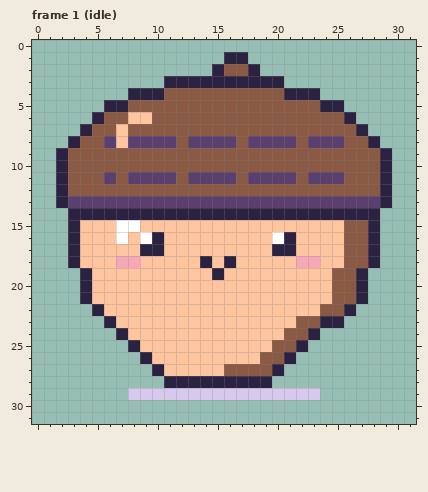
Pixel-art file: art/characters/nature/acornet.aseprite. The picture above is the old version.
32x32 pixels, 28 frames. Shown: frame 1 (idle). The commit also changed other frames, which this record leaves out.
After the commit:
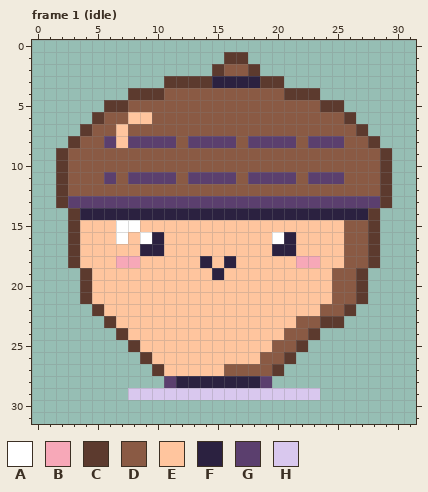
Palette (. is transparent): A #ffffff  B #f7a8b8  C #5c3a2e  D #8a5a44  E #ffc59e  F #2b2140  G #5b3f6e  H #d9c8ee
The edit:
Changed rows in their new state; - is an unchanged pixel.
Frame 1 (idle), layer "pet":
first column x 2:
 1 --------------CC------------
 2 -------------C--C-----------
 3 ---------CCCC----CC---------
 4 ------CCC----------CCC------
 5 ----CC----------------CC----
 6 ---C--------------------C---
 7 --C----------------------C--
 8 -C------------------------C-
 9 C--------------------------C
10 C--------------------------C
11 C--------------------------C
12 C--------------------------C
13 C--------------------------C
14 -C------------------------C-
15 -C------------------------C-
16 -C------------------------C-
17 -C------------------------C-
18 -C------------------------C-
19 --C----------------------C--
20 --C----------------------C--
21 --C----------------------C--
22 ---C--------------------C---
23 ----C-----------------CC----
24 -----C---------------C------
25 ------C-------------C-------
26 -------C-----------C--------
27 --------C---------C---------
28 ---------G-------G----------
